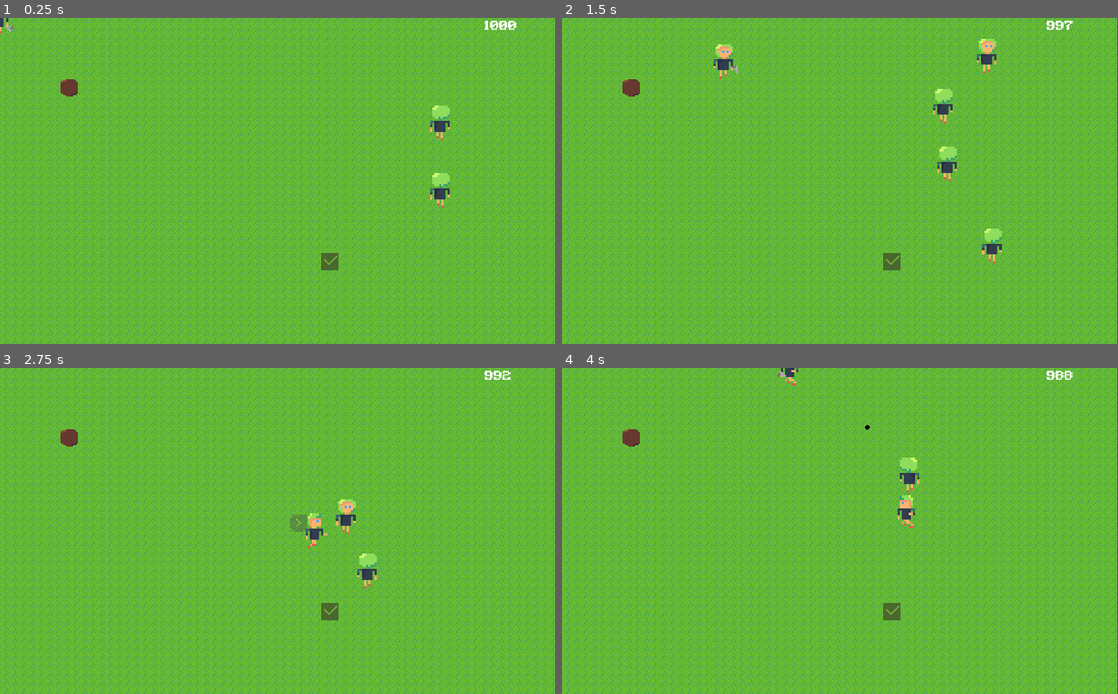
Above: before the commit, frames 1-4 (two rows, left to right).
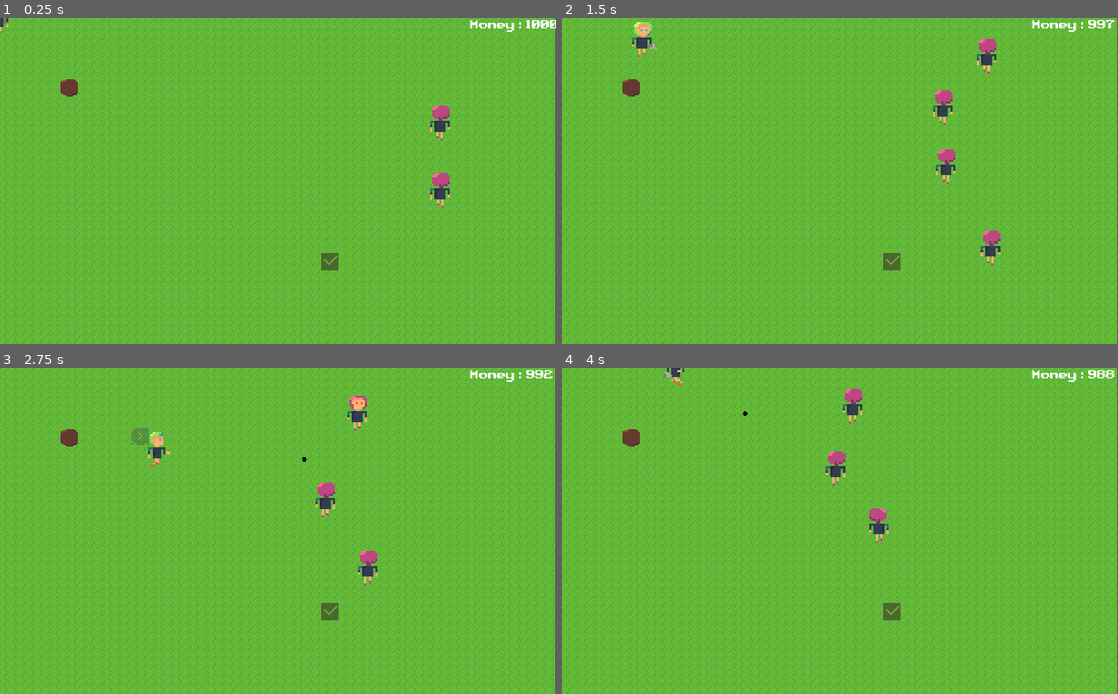
Above: after the commit, the same moments.

Repository: ilan-schemoul/factory
Game: Godot game, scene res://scenes/World.tscn
The game is run twice, just before and just after one commit, with the same random seed, the same clock (stepped at 60 frames per second) and the same inputs.
Inputs (mouse positions are in pixels of both pictures, inside the frame that each line leads up to):
- Up to frame 1 (0.25 s): no input
- Up to frame 2 (1.5 s): move the mouse to (962, 164) at 0.52 s; hold D (move_right) 0.53-1.28 s; hold 1 (1) 0.53-1.28 s; tap 2 (2) at 0.8, 1.35 s; move the mouse to (728, 197) at 1.27 s; hold S (move_down) from 1.28 s (still down)
- Up to frame 3 (2.75 s): click (166, 547) at 1.55 s; move the mouse to (333, 459) at 2.02 s; release S (move_down) at 2.03 s; press the mouse at (333, 459) at 2.03 s; hold D (move_right) from 2.03 s (still down); tap 1 (1) at 2.3 s
- Up to frame 4 (4 s): move the mouse to (812, 596) at 2.77 s; release D (move_right) at 2.78 s; release the mouse at (812, 596) at 2.78 s; hold W (move_up) 2.78-3.53 s; tap 1 (1) at 2.85 s; tap 2 (2) at 3.05 s; move the mouse to (1006, 579) at 3.52 s; hold A (move_left) from 3.53 s (still down); hold 2 (2) from 3.53 s (still down); click (1006, 579) at 3.8 s

The runs differ from the first frame. In frame 1, 0.6% of the frame differs, in the area x 0-100%, y 0-59%; in frame 2, 1.6%; in frame 3, 1.9%, in the area x 23-100%, y 0-68%; in frame 4, 1.6%.

Commit message:
Add menu, music, sound effects

Diff:
--- /dev/null
+++ b/scenes/Belt.gd
@@ -0,0 +1,10 @@
+extends StaticBody2D
+
+signal destroy
+
+func turn_around():
+    if not $Sprite.playing:
+        $Sprite.play("turn")
+        yield(get_tree().create_timer(1.0), "timeout")
+        queue_free()
+        emit_signal("destroy")
--- /dev/null
+++ b/scenes/Belt.tscn
@@ -0,0 +1,40 @@
+[gd_scene load_steps=8 format=2]
+
+[ext_resource path="res://art/belt.png" type="Texture" id=1]
+[ext_resource path="res://scenes/Belt.gd" type="Script" id=2]
+
+[sub_resource type="AtlasTexture" id=2]
+atlas = ExtResource( 1 )
+region = Rect2( 0, 0, 16, 16 )
+
+[sub_resource type="AtlasTexture" id=3]
+atlas = ExtResource( 1 )
+region = Rect2( 16, 0, 16, 16 )
+
+[sub_resource type="AtlasTexture" id=4]
+atlas = ExtResource( 1 )
+region = Rect2( 32, 0, 16, 16 )
+
+[sub_resource type="SpriteFrames" id=5]
+animations = [ {
+"frames": [ SubResource( 2 ), SubResource( 3 ), SubResource( 4 ) ],
+"loop": false,
+"name": "turn",
+"speed": 3.0
+} ]
+
+[sub_resource type="RectangleShape2D" id=1]
+extents = Vector2( 16, 16 )
+
+[node name="Object1" type="StaticBody2D"]
+script = ExtResource( 2 )
+
+[node name="Sprite" type="AnimatedSprite" parent="."]
+position = Vector2( 0, -2.00008 )
+scale = Vector2( 2, 2 )
+frames = SubResource( 5 )
+animation = "turn"
+
+[node name="CollisionShape2D" type="CollisionShape2D" parent="."]
+position = Vector2( 0, -2 )
+shape = SubResource( 1 )
--- a/scenes/Character.tscn
+++ b/scenes/Character.tscn
@@ -184,6 +184,7 @@
 frame = 6
 
 [node name="Weapon" type="Node2D" parent="."]
+visible = false
 position = Vector2( 17, 15 )
 
 [node name="Sprite" type="Sprite" parent="Weapon"]
--- a/scenes/Ennemy.gd
+++ b/scenes/Ennemy.gd
@@ -1,6 +1,6 @@
 extends KinematicBody2D
 
-signal destroy
+onready var EnnemySprite = preload("res://art/ennemy.png")
 
 export var run_speed = 100
 var velocity = Vector2.ZERO
@@ -8,6 +8,7 @@
 
 func _ready():
     $Character.get_node("Weapon").visible = false
+    $Character.get_node("Sprite").set_texture(EnnemySprite)
 
 func _physics_process(delta):
     velocity = Vector2.ZERO
@@ -38,11 +39,6 @@
     # look_at(target.global_position)
     velocity = move_and_slide(velocity)
 
-func _on_DetectRadius_body_exited(body):
-    target = weakref(null)
-
 func _on_DestroyRadius_body_entered(body):
-    yield(get_tree().create_timer(1.0), "timeout")
     if is_instance_valid(body) and body.is_in_group("objects_built_by_player"):
-        body.queue_free()
-        emit_signal("destroy")
+        body.turn_around()
--- /dev/null
+++ b/scenes/Menu.gd
@@ -0,0 +1,20 @@
+extends Control
+
+
+# Declare member variables here. Examples:
+# var a = 2
+# var b = "text"
+
+
+# Called when the node enters the scene tree for the first time.
+func _ready():
+    pass # Replace with function body.
+
+
+# Called every frame. 'delta' is the elapsed time since the previous frame.
+#func _process(delta):
+#    pass
+
+
+func start():
+		get_tree().change_scene("res://scenes/World.tscn")
--- /dev/null
+++ b/scenes/Menu.tscn
@@ -0,0 +1,78 @@
+[gd_scene load_steps=7 format=2]
+
+[ext_resource path="res://art/Retro Gaming.ttf" type="DynamicFontData" id=1]
+[ext_resource path="res://scenes/Menu.gd" type="Script" id=2]
+
+[sub_resource type="DynamicFont" id=1]
+size = 20
+font_data = ExtResource( 1 )
+
+[sub_resource type="DynamicFont" id=4]
+size = 10
+font_data = ExtResource( 1 )
+
+[sub_resource type="Theme" id=2]
+
+[sub_resource type="DynamicFont" id=3]
+size = 10
+font_data = ExtResource( 1 )
+
+[node name="Control" type="Control"]
+anchor_right = 1.0
+anchor_bottom = 1.0
+script = ExtResource( 2 )
+
+[node name="VBoxContainer2" type="VBoxContainer" parent="."]
+margin_right = 704.0
+margin_bottom = 608.0
+rect_pivot_offset = Vector2( 288, 160 )
+alignment = 1
+
+[node name="Label" type="Label" parent="VBoxContainer2"]
+margin_top = 204.0
+margin_right = 704.0
+margin_bottom = 404.0
+custom_fonts/font = SubResource( 1 )
+text = "To build phones (which makes you money) build a belt between the rock and the delivery zone
+Ennemies try to turn upside down belts (it destroys them)
+If there is no belt ennemies try to kill you
+Left click to build or shoot
+Building and shooting cost money"
+align = 1
+valign = 1
+autowrap = true
+
+[node name="VBoxContainer3" type="VBoxContainer" parent="."]
+margin_left = 224.0
+margin_top = 512.0
+margin_right = 824.0
+margin_bottom = 612.0
+rect_pivot_offset = Vector2( 288, 160 )
+alignment = 1
+
+[node name="Label" type="Label" parent="VBoxContainer3"]
+margin_top = 35.0
+margin_right = 600.0
+margin_bottom = 64.0
+custom_fonts/font = SubResource( 4 )
+text = "Music: Steven Melin
+Code and sprites : Sliding Dude (Ilan Schemoul)"
+align = 1
+valign = 1
+autowrap = true
+
+[node name="VBoxContainer" type="VBoxContainer" parent="."]
+margin_left = 704.0
+margin_top = 256.0
+margin_right = 754.0
+margin_bottom = 296.0
+rect_scale = Vector2( 5.96174, 5.81475 )
+
+[node name="Button" type="Button" parent="VBoxContainer"]
+margin_right = 52.0
+margin_bottom = 19.0
+theme = SubResource( 2 )
+custom_fonts/font = SubResource( 3 )
+text = "START"
+
+[connection signal="pressed" from="VBoxContainer/Button" to="." method="start"]
--- a/scenes/Object1.tscn
+++ /dev/null
@@ -1,17 +0,0 @@
-[gd_scene load_steps=3 format=2]
-
-[ext_resource path="res://art/belt.png" type="Texture" id=1]
-
-[sub_resource type="RectangleShape2D" id=1]
-extents = Vector2( 16, 16 )
-
-[node name="Object1" type="StaticBody2D"]
-
-[node name="Sprite" type="Sprite" parent="."]
-position = Vector2( 0, -2.00008 )
-scale = Vector2( 2, 2 )
-texture = ExtResource( 1 )
-
-[node name="CollisionShape2D" type="CollisionShape2D" parent="."]
-position = Vector2( 0, -2 )
-shape = SubResource( 1 )
--- a/scenes/Player.tscn
+++ b/scenes/Player.tscn
@@ -2,7 +2,7 @@
 
 [ext_resource path="res://scenes/Player.gd" type="Script" id=1]
 [ext_resource path="res://scenes/Character.tscn" type="PackedScene" id=2]
-[ext_resource path="res://scenes/Object1.tscn" type="PackedScene" id=3]
+[ext_resource path="res://scenes/Belt.tscn" type="PackedScene" id=3]
 
 [sub_resource type="RectangleShape2D" id=1]
 extents = Vector2( 31.5, 52.5 )
@@ -18,5 +18,4 @@
 [node name="Character" parent="." instance=ExtResource( 2 )]
 
 [node name="ObjectHover" parent="." instance=ExtResource( 3 )]
-visible = false
 modulate = Color( 1, 1, 1, 0.345098 )
--- a/scenes/World.gd
+++ b/scenes/World.gd
@@ -1,6 +1,6 @@
 extends Node2D
 
-export var waves = [{
+var waves = [{
         number_of_ennemies = 2,
         start_at = 2000,
         speed = 90,
@@ -24,15 +24,17 @@
         start_at = 15000,
         done = false
     },
+]
 
-    ]
-
+onready var DestroySound = preload("res://art/destroy.wav")
+onready var BuildingSound = preload("res://art/building.wav")
+onready var ShootingSound = preload("res://art/shooting.wav")
 onready var grid = get_node("/root/grid")
 onready var EnnemySpawn1 = $EnnemySpawn1
 onready var EnnemySpawn2 = get_node("EnnemySpawn2")
 onready var EnnemySpawn3 = get_node("EnnemySpawn3")
 
-onready var Object1 = preload("res://scenes/Object1.tscn")
+onready var Belt = preload("res://scenes/Belt.tscn")
 onready var Bullet = preload("res://scenes/Bullet.tscn")
 onready var Ennemy = preload("res://scenes/Ennemy.tscn")
 
@@ -49,7 +51,10 @@
 func _ready():
     rng.randomize()
 
-func objects_is_destroyed():
+func belt_is_destroyed():
+    if !$Sound.is_playing():
+        $Sound.stream = DestroySound
+        $Sound.play()
     connected_assembly_line[0] = is_assembly_line_connected()
 
 var next_object_to_check = 0
@@ -81,7 +86,7 @@
 
 # Called every frame. 'delta' is the elapsed time since the previous frame.
 func _process(delta):
-    $Euro.text = String(money)
+    $Euro.text = "Money : " + String(money)
 
     for wave in waves:
         if not wave.done and OS.get_ticks_msec() > wave.start_at:
@@ -99,6 +104,10 @@
 
 func shoot(transform):
   if money > 0:
+    if !$Sound.is_playing():
+        $Sound.stream = ShootingSound
+        $Sound.play()
+
     var b = Bullet.instance()
     add_child(b)
     b.transform = transform
@@ -149,7 +158,12 @@
         print("No more money")
         return
 
-    var new_object = Object1.instance()
+    if !$Sound.is_playing():
+        $Sound.stream = BuildingSound
+        $Sound.play()
+
+    var new_object = Belt.instance()
+    new_object.connect("destroy", self, "belt_is_destroyed")
     new_object.global_position = grid.position_snapped(player_position)
 
     for object in get_tree().get_nodes_in_group("objects"):
--- a/scenes/World.tscn
+++ b/scenes/World.tscn
@@ -6,6 +6,7 @@
 [ext_resource path="res://art/grass.png" type="Texture" id=4]
 [ext_resource path="res://art/delivery.png" type="Texture" id=5]
 [ext_resource path="res://art/rock.png" type="Texture" id=6]
+[ext_resource path="res://art/LOOP_Trouble Afoot.wav" type="AudioStream" id=7]
 
 [sub_resource type="TileSet" id=2]
 0/name = "grass.png 0"
@@ -37,11 +38,13 @@
 tile_data = PoolIntArray( 65533, 1073741824, 0, 65534, 1073741824, 0, 65535, 1073741824, 0, 0, 1073741824, 0, 1, 107374 …(58475 unchanged characters)…
 
 [node name="Player" parent="." instance=ExtResource( 2 )]
+speed = 200
 
 [node name="Euro" type="Label" parent="."]
-margin_left = 892.0
-margin_right = 1004.0
-margin_bottom = 26.0
+margin_left = 864.0
+margin_top = -2.0
+margin_right = 976.0
+margin_bottom = 24.0
 rect_scale = Vector2( 1.16782, 1.11364 )
 custom_fonts/font = SubResource( 1 )
 text = "10 EUROS"
@@ -75,6 +78,12 @@
 [node name="EnnemySpawn3" type="Position2D" parent="."]
 position = Vector2( 833, 75 )
 
+[node name="Sound" type="AudioStreamPlayer2D" parent="."]
+
+[node name="Music" type="AudioStreamPlayer" parent="."]
+stream = ExtResource( 7 )
+autoplay = true
+
 [connection signal="build_object" from="Player" to="." method="player_builds_object"]
 [connection signal="shoot" from="Player" to="." method="shoot"]
 [connection signal="timeout" from="EarnMoneyTimer" to="." method="check_earnings"]
Binary file removed: art/0_Mj1pU-htucMYovWi.gif
Not shown, added: art/LOOP_Trouble Afoot.wav.import
Binary file changed: art/belt.aseprite
Binary file changed: art/belt.png
Not shown, added: art/building.wav.import
Not shown, added: art/destroy.wav.import
Binary file added: art/ennemy.aseprite
Binary file added: art/ennemy.png
Not shown, added: art/ennemy.png.import
Not shown, added: art/shooting.wav.import
Not shown: 1 places in scenes/World.tscn that only renumber resources
Not shown, added: art/LOOP_Trouble Afoot.wav
(and 3 more such lines)
